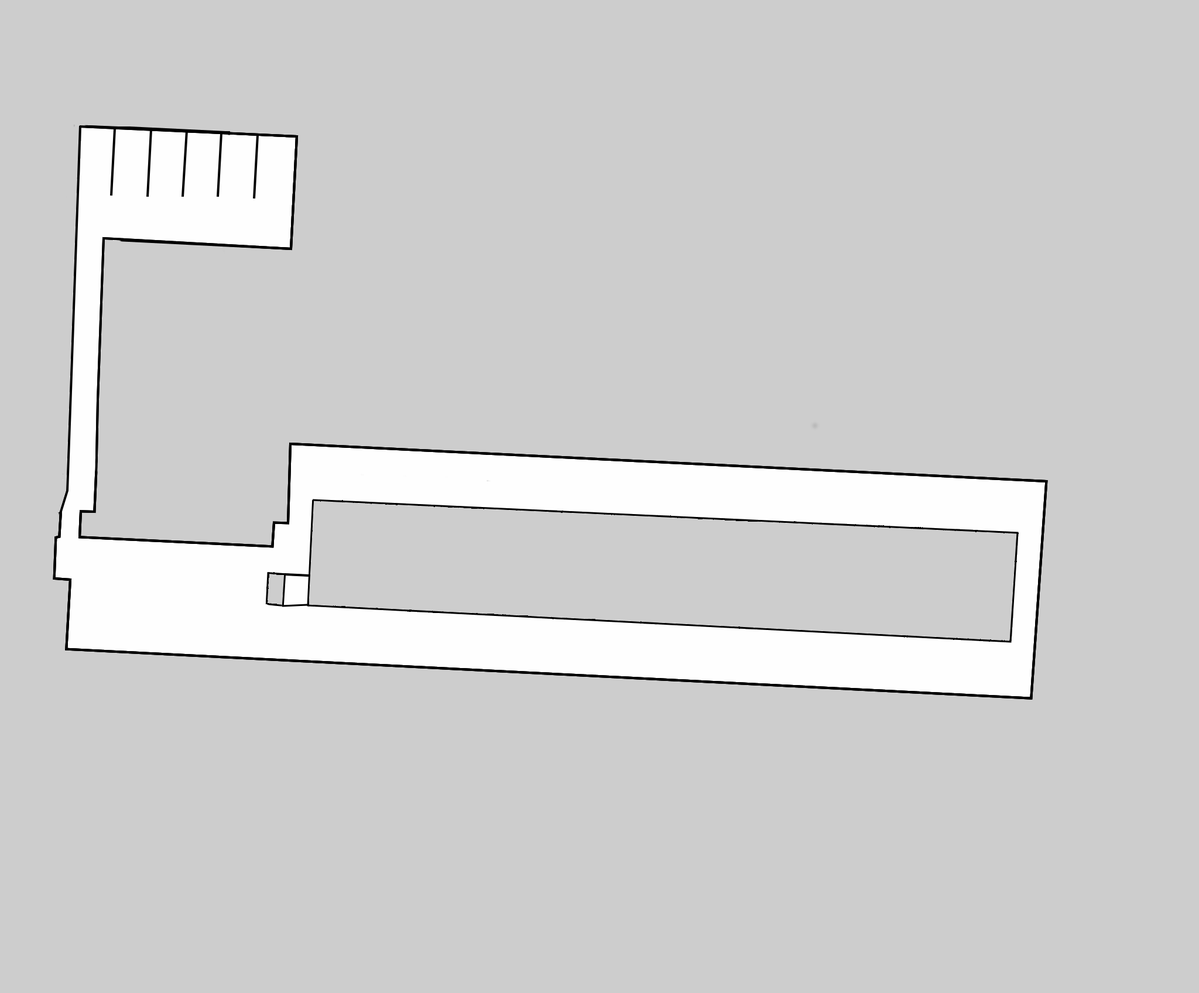
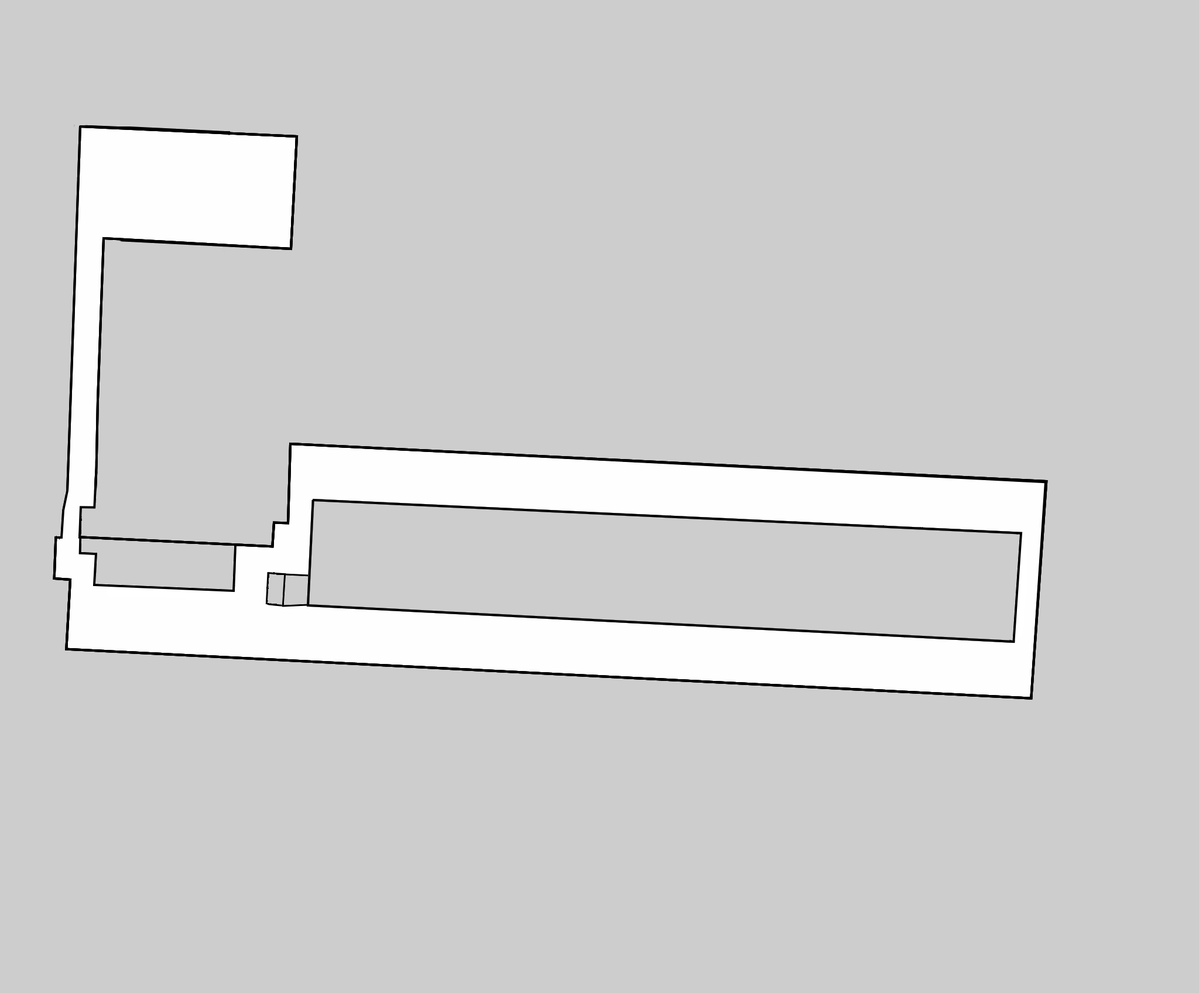
Revision of a layered 1199px x 993px image; what changed, layer by layer:
hid "Virtual wall" over [63, 128, 821, 577]
painted on "Clean map" over [52, 124, 1049, 700]
